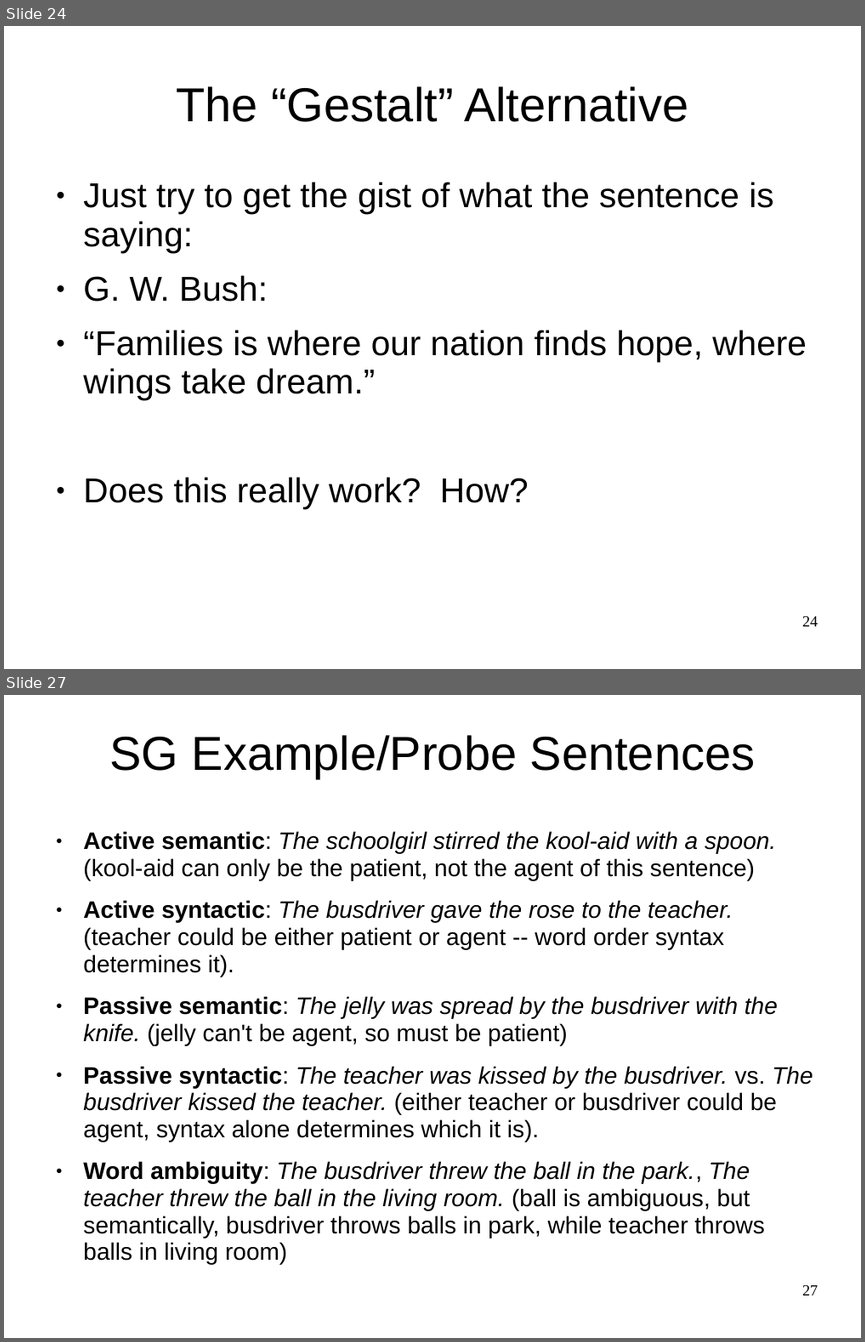
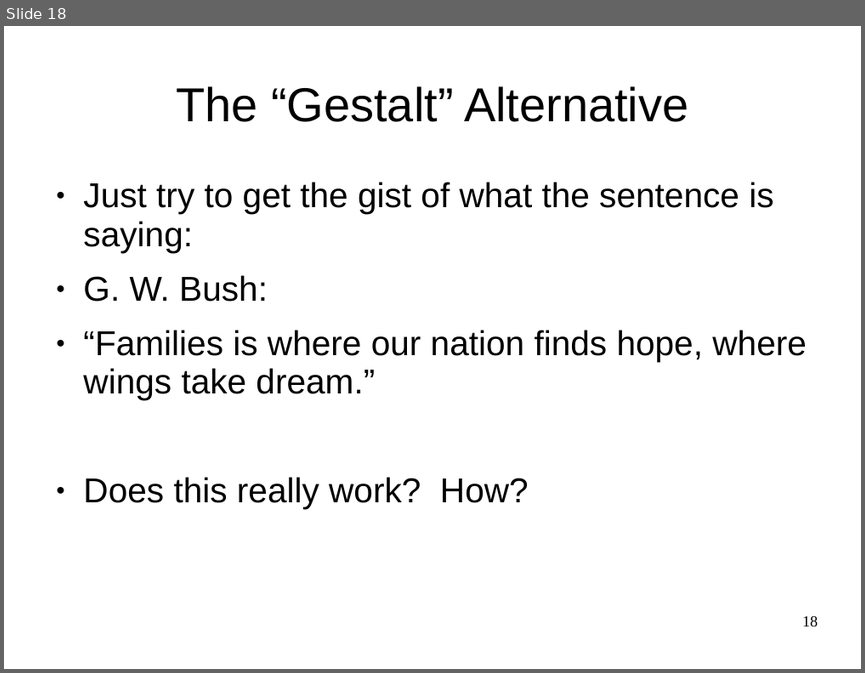
Before and after one commit to ccnlab/teaching, a slide deck: genpsych/randy_slides/oreilly_genpsych_language.pptx. Shown one above the other, each under a label of ours: slides 24 and 27 before the commit, slide 18 after it; the slides between them are not shown. The pictures are 865x1342 and 865x673 pixels, drawn with LibreOffice and Linux fonts; fonts in the diff are those of the drawing; background and template pictures are left out. Boxes give left, top, right and bottom in pixels: in the first picture for what was removed or moved away, otherwise in the second. Text is boxed around its words. In the diff, an @@ line names an element or a change of style, - is before the commit and + after.

```diff
--- a/genpsych/randy_slides/oreilly_genpsych_language.pptx
+++ b/genpsych/randy_slides/oreilly_genpsych_language.pptx
@@ slide 27 removed at <box>4,695,861,1338</box>, background picture (left out) @@
@@ title removed at <box>109,735,755,778</box> @@
-SG Example/Probe Sentences
@@ text removed at <box>83,831,812,1264</box> @@
-● Active semantic: The schoolgirl stirred the kool-aid with a spoon. (kool-aid can only be the patient, not the agent of this sentence)
-● Active syntactic: The busdriver gave the rose to the teacher. (teacher could be either patient or agent -- word order syntax determines it).
-● Passive semantic: The jelly was spread by the busdriver with the knife. (jelly can't be agent, so must be patient)
-● Passive syntactic: The teacher was kissed by the busdriver. vs. The busdriver kissed the teacher. (either teacher or busdriver could be agent, syntax alone determines which it is).
-● Word ambiguity: The busdriver threw the ball in the park., The teacher threw the ball in the living room. (ball is ambiguous, but semantically, busdriver throws balls in park, while teacher throws balls in living room)
@@ page number removed at <box>802,1285,817,1295</box> @@
-27
@@ what was slide 24 is now slide 18 @@
@@ page number at <box>802,616,817,626</box>: text changed @@
-24
+18
```
Also in this commit, not shown: 3 slides changed, 8 slides added, 17 other slides removed.
